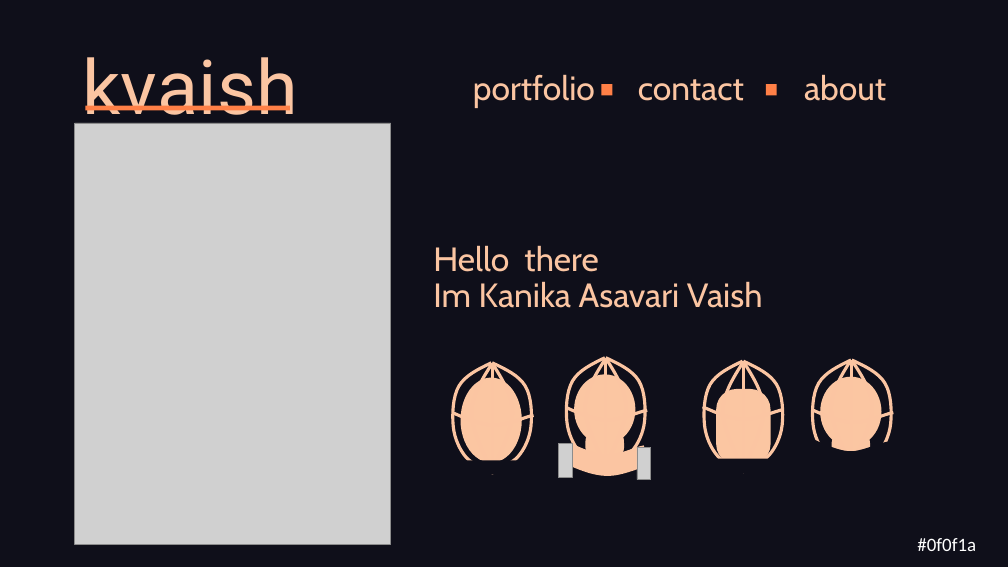
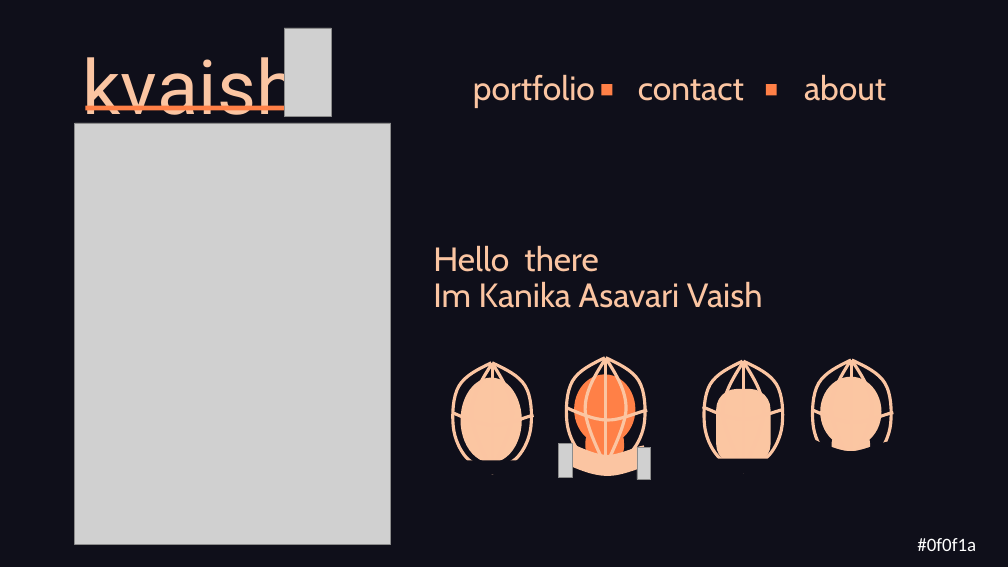
Before and after one commit to abhiti/didi-website, a slide deck: slide 8 of mood.pptx. Drawn at 1008x567 pixels with LibreOffice and Linux fonts; fonts in the diff are those of the drawing; grey boxes stand for pictures; background and template pictures are left out. Boxes give left, top, right and bottom in pixels: in the first picture for what was removed or moved away, otherwise in the second. Text is boxed around its words. In the diff, an @@ line names an element or a change of style, - is before the commit and + after.

```diff
--- a/mood.pptx
+++ b/mood.pptx
@@ picture added at (284,28,332,116) @@
@@ ellipse at (574,374,635,445): fill #FBC6A2 to #FF8047 @@
@@ rounded rectangle at (585,430,624,459): fill #FBC6A2 to #FF8047 @@
```
Also in this commit, not shown: 6 other files.
